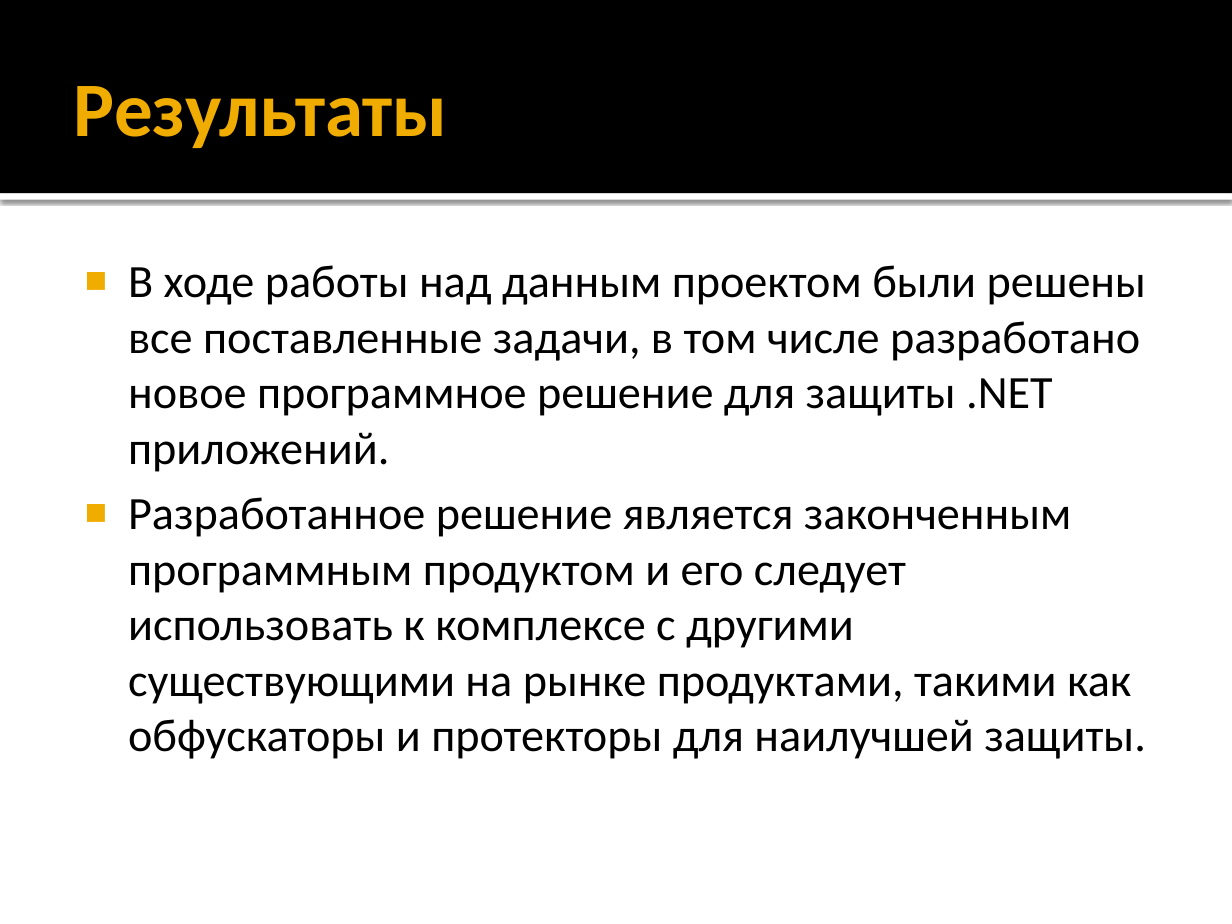
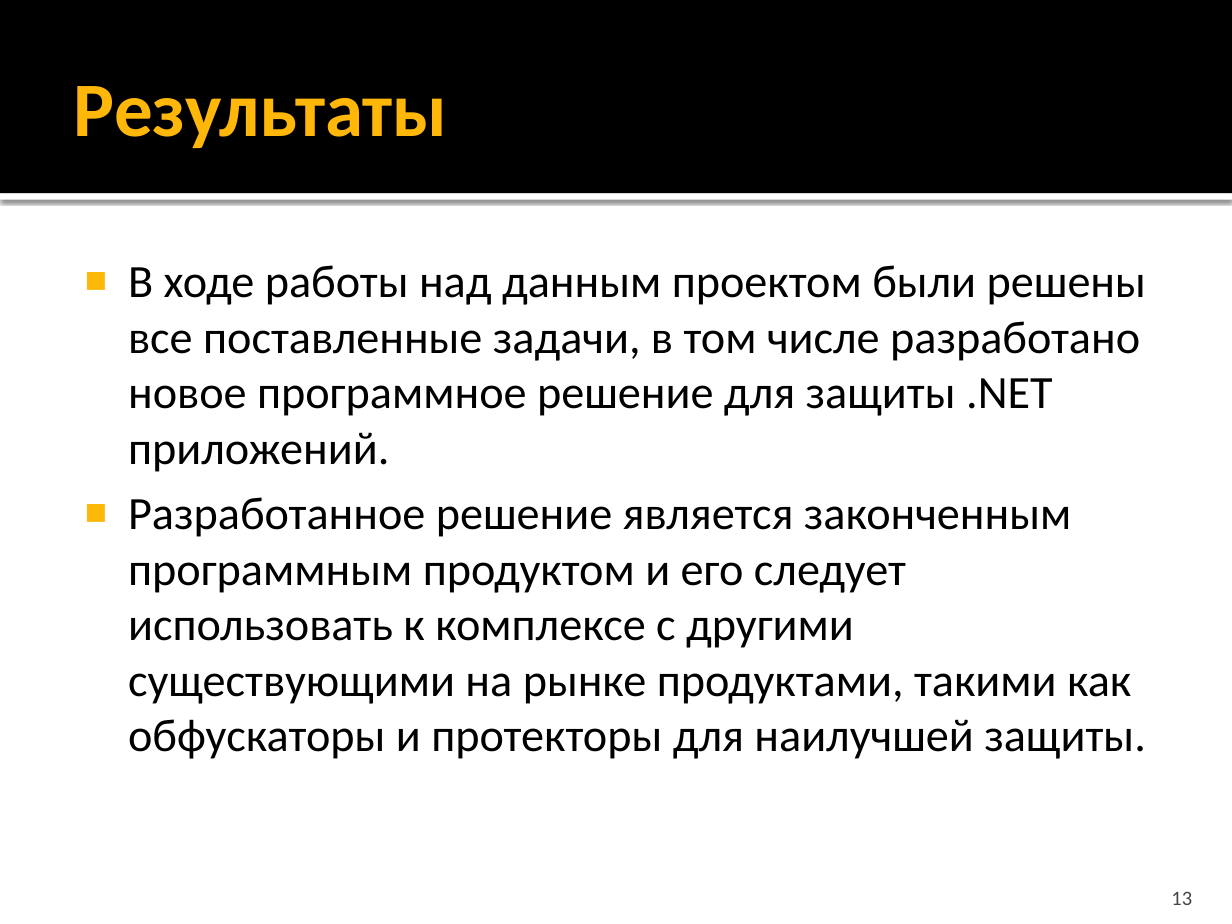
Before and after one commit to bestserg/MonoInjections, a slide deck: slide 13 of Presentation/Дипломный проект.pptx (slide 14 before the commit). Drawn at 1232x924 pixels with LibreOffice and Linux fonts; fonts in the diff are those of the drawing. Boxes give left, top, right and bottom in pixels: in the first picture for what was removed or moved away, otherwise in the second. Text is boxed around its words. In the diff, an @@ line names an element or a change of style, - is before the commit and + after.

```diff
--- a/Presentation/Дипломный проект.pptx
+++ b/Presentation/Дипломный проект.pptx
@@ title "Результаты" at (74,86,448,148): text colour #F0AD00 to #FFB809 @@
@@ page number added at (1171,891,1192,905), 12 pt, text #454545 @@
+13
```
Also in this commit, not shown: 10 other slides changed, 3 slides added, 4 slides removed, 5 other files.
